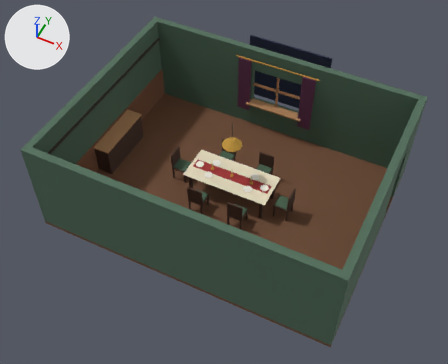
The glTF model client/public/models/greybox.glb, before and after one commit.
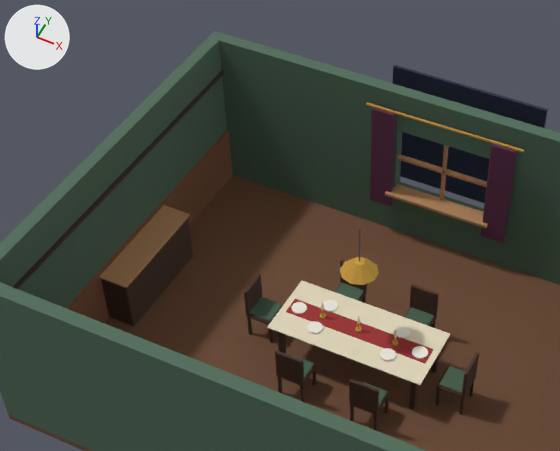
There are two pictures of each version: one whole from a camera (50 mm lens) standing at (5.04, -10.56, 13.6) and looking at (-0.07, -0.34, 0.82), one close up on the part from 9% to 76% of the width and 0% to 66% of the height. Every picture has the same lights, and +X, +Y and +Z are marked at upper left. The last two pictures show the newer version. Where no turn or scale is listed for an object, it has been applied to the vertices.

Names of what the first close-up shows: 'floor', 'sideboard', 'sideboard_top', 'sky', 'tablecloth', 'wainscot_w', 'wall_n_a', 'wall_n_b', 'wall_n_head', 'wall_n_sill', 'wall_s', 'wall_w' and 45 more.
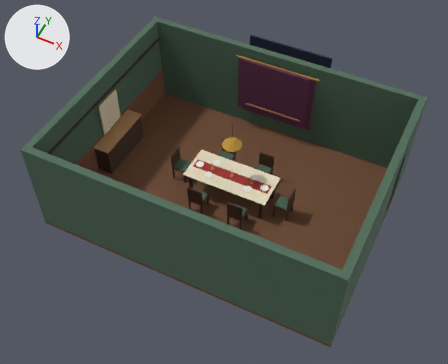
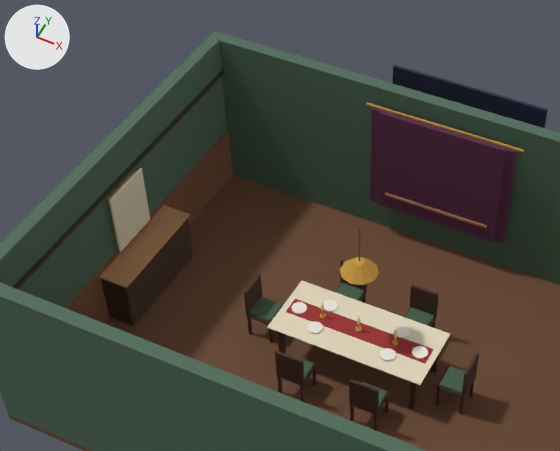
Location of each change, (x1, y1, x2, y2) in pixels of the close-ups (560 x 451 px):
'curtain_closed', added (purple)
    after: (377, 110, 507, 242)
'mirror_cover', added (brown)
    after: (109, 168, 150, 252)
'mirror_frame', added
    after: (108, 171, 137, 245)
'curtain_l', unchanged, covered by the edit
    before: (370, 107, 396, 206)
    after: (370, 107, 394, 202)
'window_sill', unchanged, covered by the edit
    before: (384, 184, 488, 228)
    after: (384, 192, 487, 228)

Edits to the bpy script that builds the scene:
```text
Add me_mirror_frame:
    me_mirror_frame.from_pydata(...)  # 24 vertices, 44 faces; spans x -0.025..0.025, y -0.375..0.375, z -0.475..0.475
    me_mirror_frame.materials.append(mat_palette)  # picture img_palette
Add me_mirror_cover:
    me_mirror_cover.from_pydata(...)  # 24 vertices, 44 faces; spans x -0.02..0.02, y -0.425..0.425, z -0.525..0.525
    me_mirror_cover.materials.append(mat_palette)  # picture img_palette
Add me_curtain_closed:
    me_curtain_closed.from_pydata(...)  # 24 vertices, 44 faces; spans x -1.05..1.05, y -0.04..0.04, z -0.95..0.95
    me_curtain_closed.materials.append(mat_palette)  # picture img_palette
Add ob_mirror_frame:
    ob_mirror_frame = bpy.data.objects.new('mirror_frame', me_mirror_frame)
    ob_mirror_frame.location = (-3.97, 0.0, 1.6)
Add ob_mirror_cover:
    ob_mirror_cover = bpy.data.objects.new('mirror_cover', me_mirror_cover)
    ob_mirror_cover.location = (-3.91, 0.0, 1.58)
Add ob_curtain_closed:
    ob_curtain_closed = bpy.data.objects.new('curtain_closed', me_curtain_closed)
    ob_curtain_closed.location = (0.0, 2.86, 1.55)
```
